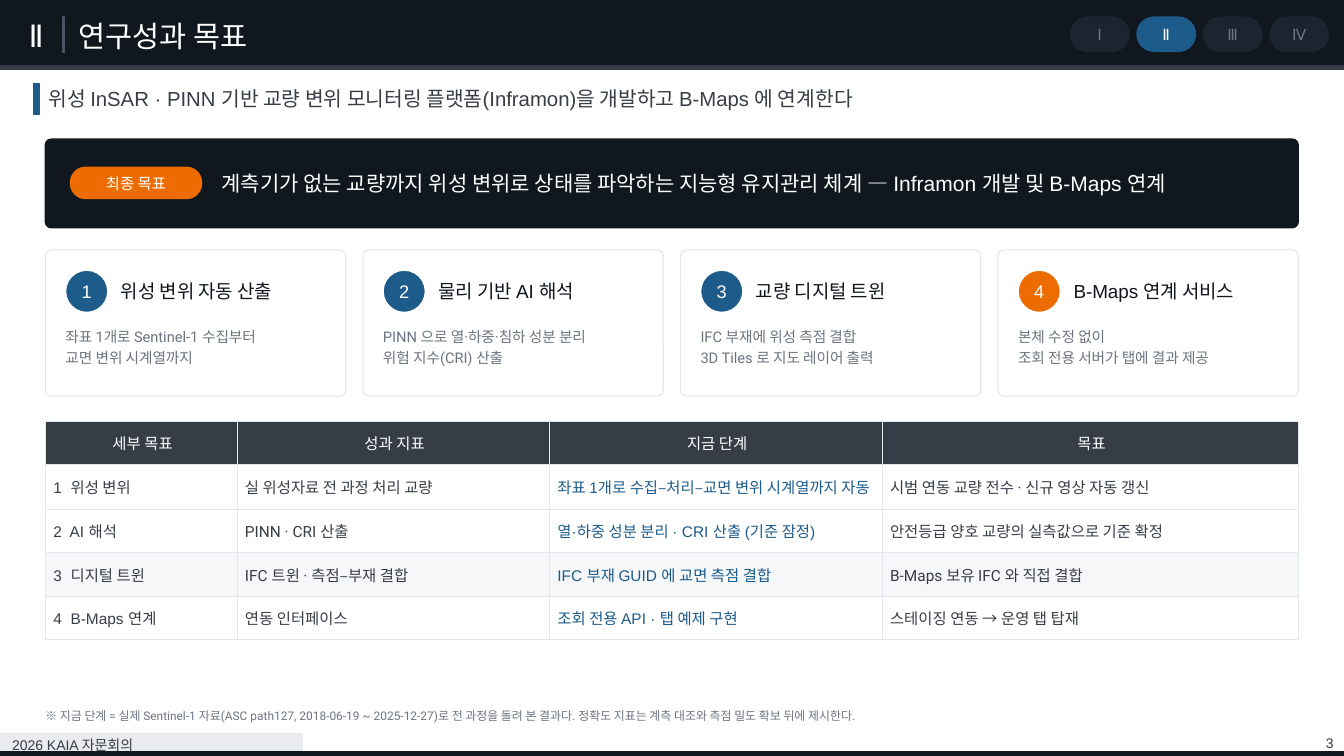
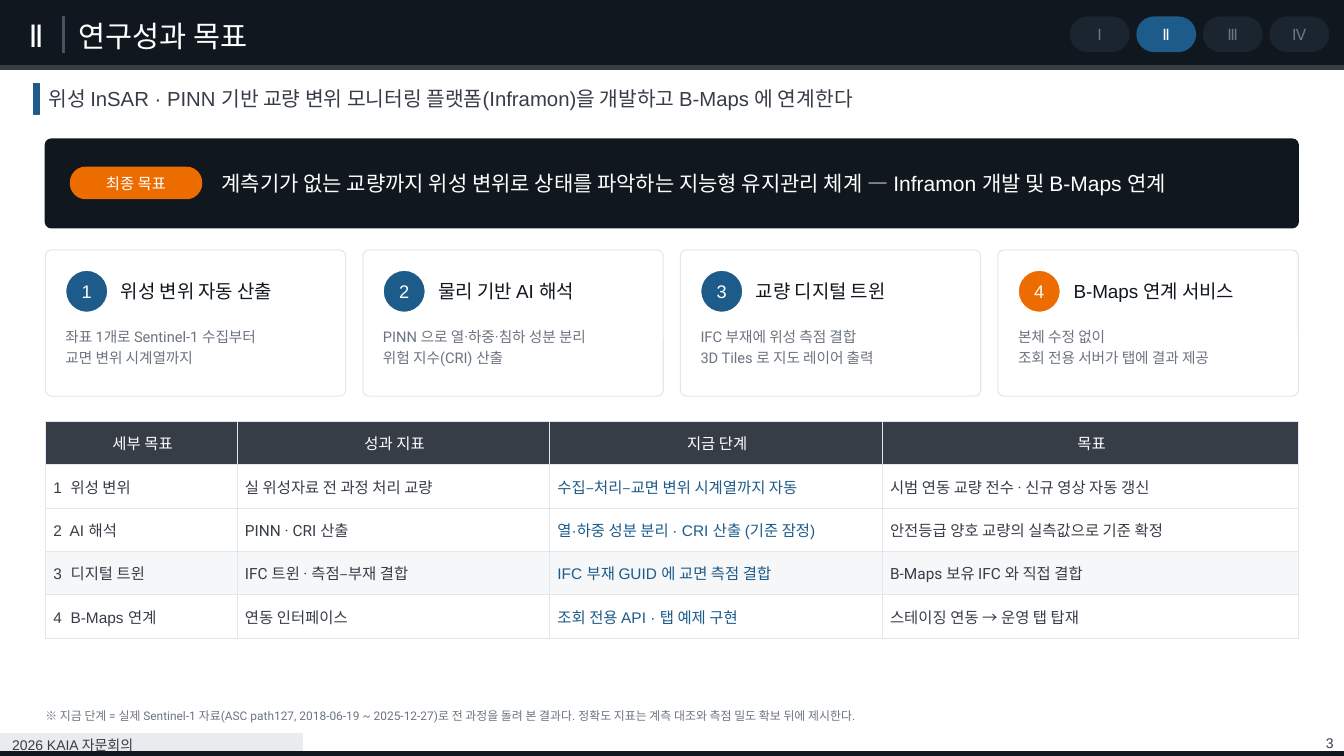
Before and after one commit to tjddnr8334-sudo/inframon, a slide deck: slide 3 of docs/KICT_Bmaps_Inframon_연구개발_7p_1.pptx. Drawn at 1344x756 pixels with LibreOffice and Linux fonts; fonts in the diff are those of the drawing. Boxes give left, top, right and bottom in pixels: in the first picture for what was removed or moved away, otherwise in the second. Text is boxed around its words. In the diff, an @@ line names an element or a change of style, - is before the commit and + after.

```diff
--- a/docs/KICT_Bmaps_Inframon_연구개발_7p_1.pptx
+++ b/docs/KICT_Bmaps_Inframon_연구개발_7p_1.pptx
@@ table at [45, 421, 1299, 682] @@
-row 2, column 3: 좌표 1개로 수집–처리–교면 변위 시계열까지 자동
+row 2, column 3: 수집–처리–교면 변위 시계열까지 자동
```
Also in this commit, not shown: 3 other slides changed, 3 other files.
